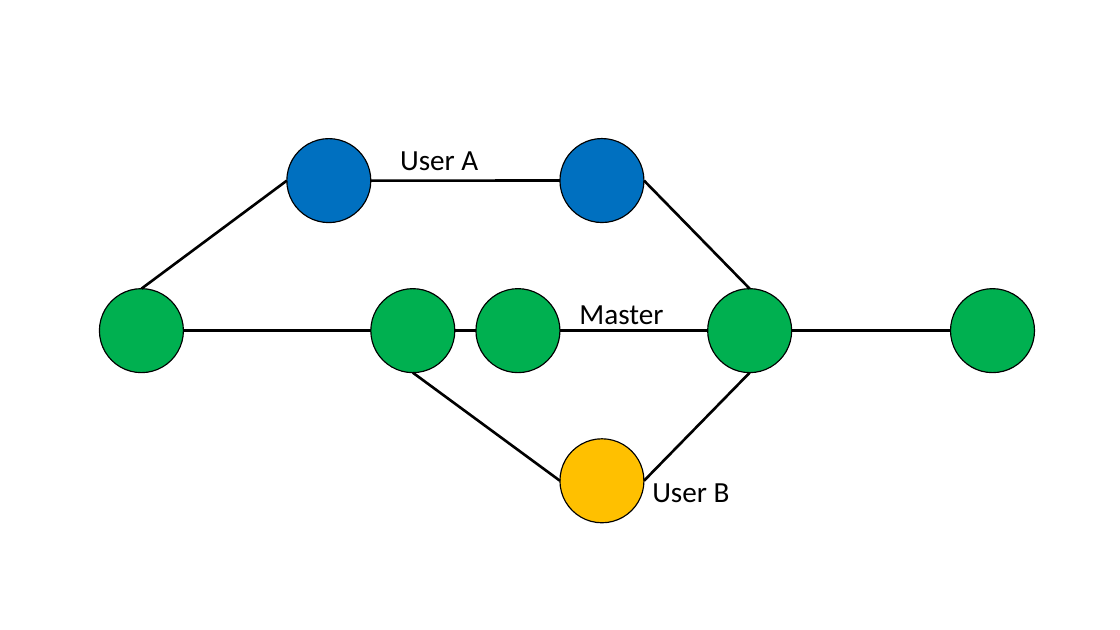
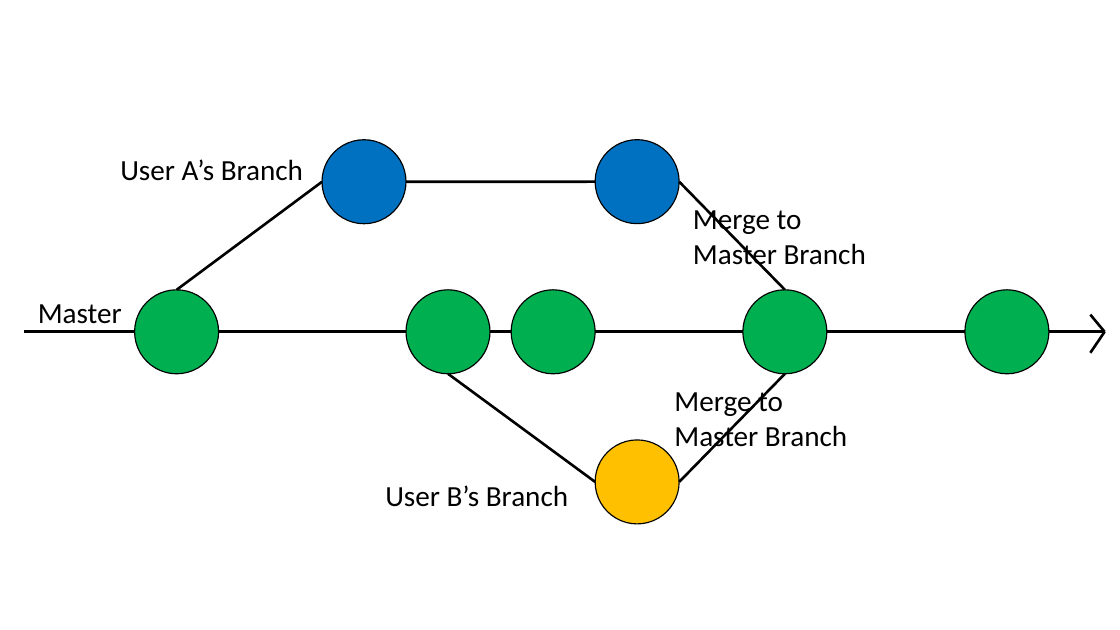
Before and after one commit to gu-eresearch/hpcCarpentryLessons, a slide deck: slide 1 of assets/images/WhatIsGit.pptx. Drawn at 1120x630 pixels with LibreOffice and Linux fonts; fonts in the diff are those of the drawing. Boxes give left, top, right and bottom in pixels: in the first picture for what was removed or moved away, otherwise in the second. Text is boxed around its words. In the diff, an @@ line names an element or a change of style, - is before the commit and + after.

```diff
--- a/assets/images/WhatIsGit.pptx
+++ b/assets/images/WhatIsGit.pptx
@@ text at (x1=120, y1=159, x2=303, y2=181): text changed @@
-User A
+User A’s Branch
@@ text added at (x1=693, y1=205, x2=866, y2=272), 25 pt, text #000000 @@
+Merge to Master Branch
@@ text "Master" moved from (x1=579, y1=305, x2=663, y2=332) to (x1=38, y1=304, x2=122, y2=331) @@
@@ ellipse moved from (x1=951, y1=289, x2=1035, y2=373) to (x1=965, y1=290, x2=1049, y2=374) @@
@@ line added from (1105, 332) to (1091, 315), #000000 2.25 pt @@
@@ line added from (24, 332) to (134, 332), #000000 2.25 pt @@
@@ 8 lines, 7 ellipses moved together from (x1=99, y1=139, x2=792, y2=523) to (x1=134, y1=139, x2=827, y2=524) @@
@@ line moved from (792, 331) - (951, 331) to (827, 332) - (965, 332) @@
@@ line added from (1049, 332) to (1105, 332), #000000 2.25 pt @@
@@ line added from (1091, 353) to (1105, 332), #000000 2.25 pt @@
@@ text added at (x1=674, y1=387, x2=847, y2=454), 25 pt, text #000000 @@
+Merge to Master Branch
@@ text at (x1=385, y1=485, x2=568, y2=507): text changed @@
-User B
+User B’s Branch
```
Also in this commit, not shown: 1 slide added, 8 other files.
